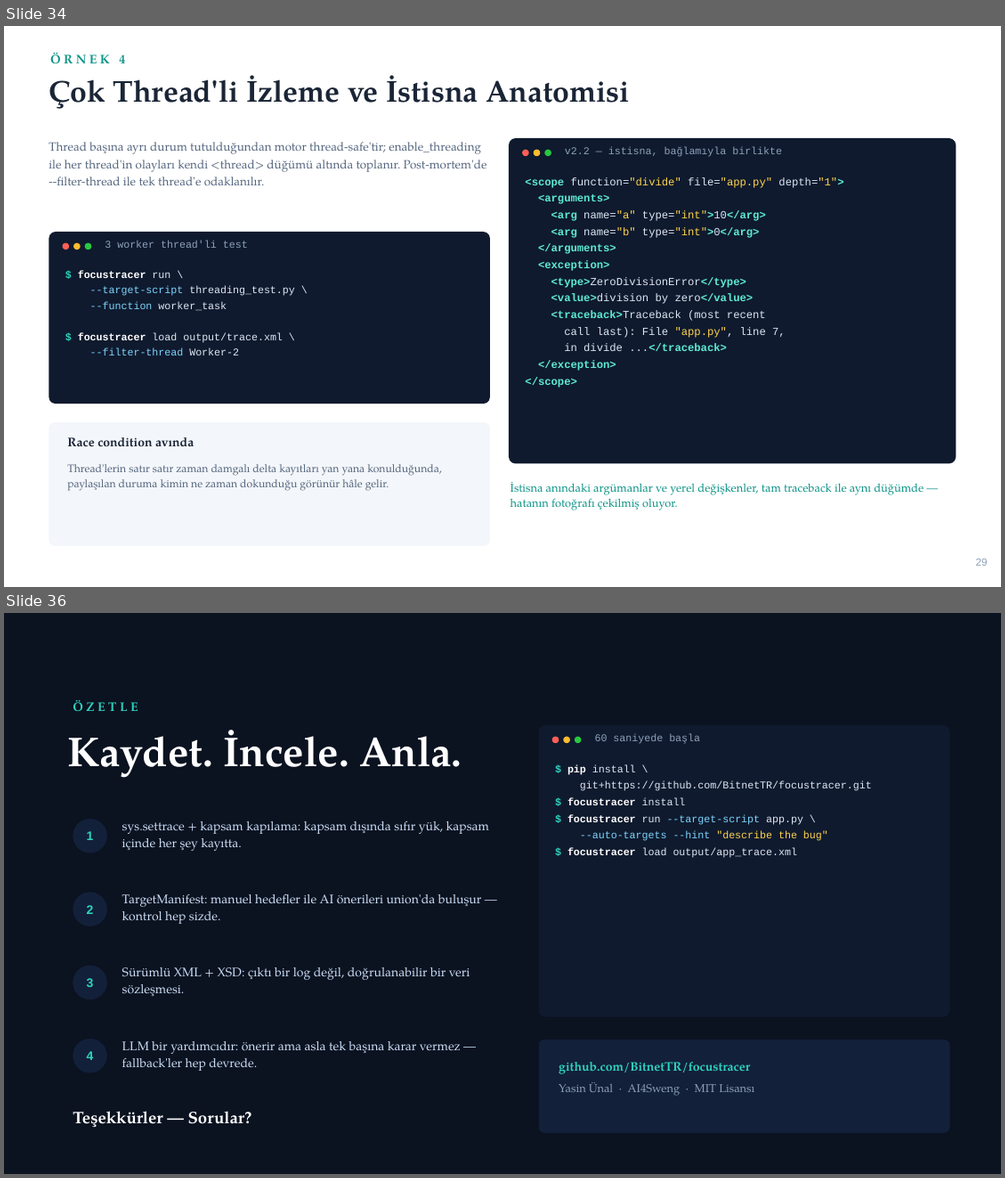
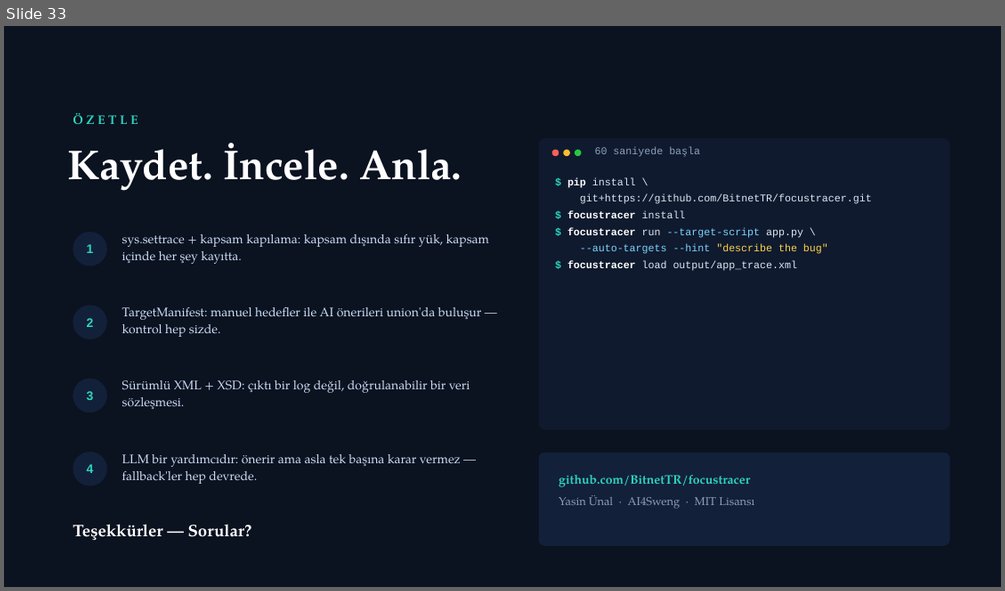
Before and after one commit to BitnetTR/focustracer, a slide deck: docs/FocusTracer_Sunum.pptx. Shown one above the other, each under a label of ours: slides 34 and 36 before the commit, slide 33 after it; the slides between them are not shown. The pictures are 1005x1178 and 1005x591 pixels, drawn with LibreOffice and Linux fonts; fonts in the diff are those of the drawing. Boxes give left, top, right and bottom in pixels: in the first picture for what was removed or moved away, otherwise in the second. Text is boxed around its words. In the diff, an @@ line names an element or a change of style, - is before the commit and + after.

```diff
--- a/docs/FocusTracer_Sunum.pptx
+++ b/docs/FocusTracer_Sunum.pptx
@@ slide 34 removed at [4,26,1001,587], background #FFFFFF @@
@@ text removed at [48,75,630,109] @@
-Çok Thread'li İzleme ve İstisna Anatomisi
@@ text removed at [50,53,125,64] @@
-ÖRNEK 4
@@ text removed at [48,142,487,185] @@
-Thread başına ayrı durum tutulduğundan motor thread-safe'tir; enable_threading ile her thread'in olayları kendi <thread> düğümü altında toplanır. Post-mortem'de --filter-thread ile tek thread'e odaklanılır.
@@ rounded rectangle removed at [509,138,956,464] @@
@@ ellipse removed at [522,150,529,156] @@
@@ ellipse removed at [534,150,540,156] @@
@@ ellipse removed at [544,150,551,156] @@
@@ text removed at [565,147,782,157] @@
-v2.2 — istisna, bağlamıyla birlikte
@@ text removed at [525,177,843,387] @@
-<scope function="divide" file="app.py" depth="1">
-<arguments>
-<arg name="a" type="int">10</arg>
-<arg name="b" type="int">0</arg>
-</arguments>
-<exception>
-<type>ZeroDivisionError</type>
-<value>division by zero</value>
-<traceback>Traceback (most recent
-call last): File "app.py", line 7,
-in divide ...</traceback>
-</exception>
-</scope>
@@ rounded rectangle removed at [48,232,490,403] @@
@@ ellipse removed at [63,243,69,249] @@
@@ ellipse removed at [73,243,81,249] @@
@@ ellipse removed at [85,243,91,249] @@
@@ text removed at [105,240,248,248] @@
-3 worker thread'li test
@@ text removed at [78,270,295,355] @@
-$ focustracer run \
---target-script threading_test.py \
---function worker_task
-$ focustracer load output/trace.xml \
---filter-thread Worker-2
@@ rounded rectangle removed at [48,422,490,546] @@
@@ text removed at [67,437,194,447] @@
-Race condition avında
@@ text removed at [67,464,442,491] @@
-Thread'lerin satır satır zaman damgalı delta kayıtları yan yana konulduğunda, paylaşılan duruma kimin ne zaman dokunduğu görünür hâle gelir.
@@ text removed at [510,482,923,510] @@
-İstisna anındaki argümanlar ve yerel değişkenler, tam traceback ile aynı düğümde — hatanın fotoğrafı çekilmiş oluyor.
@@ text removed at [976,558,987,565] @@
-29
@@ what was slide 36 is now slide 33 @@
```
Also in this commit, not shown: 22 slides changed, 1 slide added, 3 other slides removed, 1 other file.
